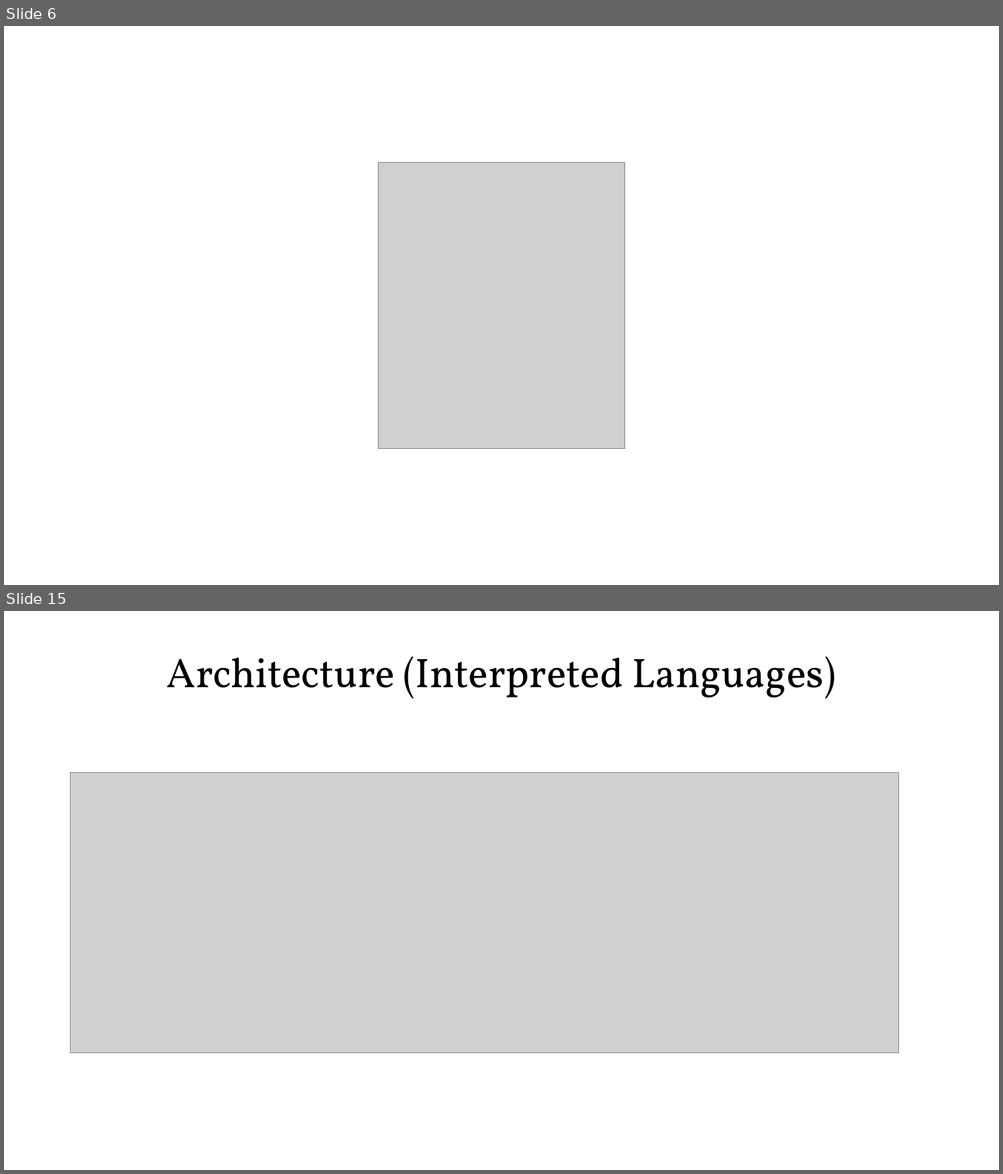
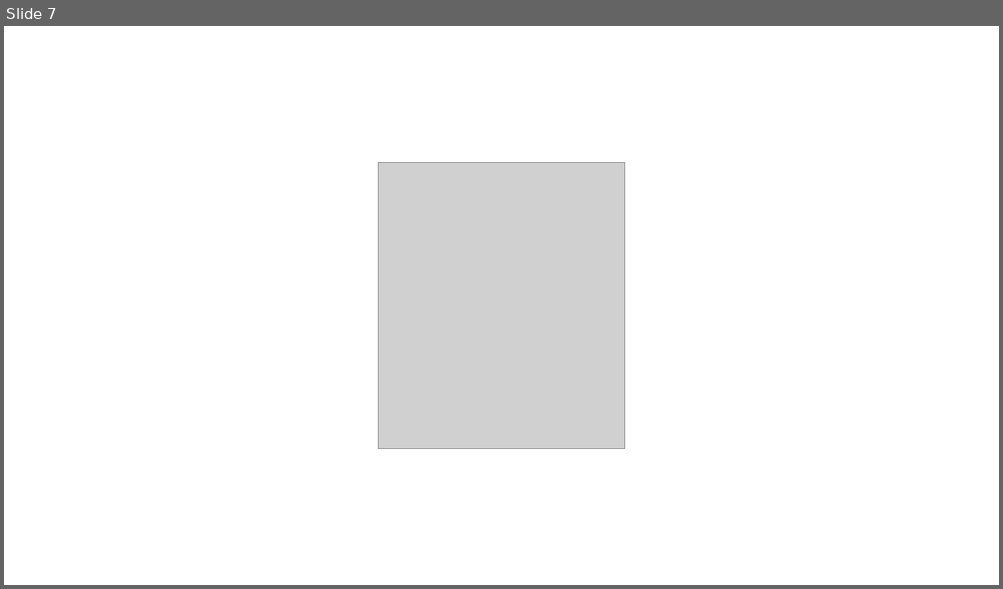
Before and after one commit to PracticumAI/python, a slide deck: presentations/01_py_intro.pptx. Shown one above the other, each under a label of ours: slides 6 and 15 before the commit, slide 7 after it; the slides between them are not shown. The pictures are 1003x1174 and 1003x589 pixels, drawn with LibreOffice and Linux fonts; fonts in the diff are those of the drawing; grey boxes stand for pictures. Boxes give left, top, right and bottom in pixels: in the first picture for what was removed or moved away, otherwise in the second. Text is boxed around its words. In the diff, an @@ line names an element or a change of style, - is before the commit and + after.

```diff
--- a/presentations/01_py_intro.pptx
+++ b/presentations/01_py_intro.pptx
@@ slide 15 removed at (4,611,999,1170), background #FFFFFF @@
@@ title removed at (167,656,836,699) @@
-Architecture (Interpreted Languages)
@@ picture removed at (71,773,899,1054) @@
@@ what was slide 6 is now slide 7 @@
```
Also in this commit, not shown: 8 other slides removed, 6 other files.
